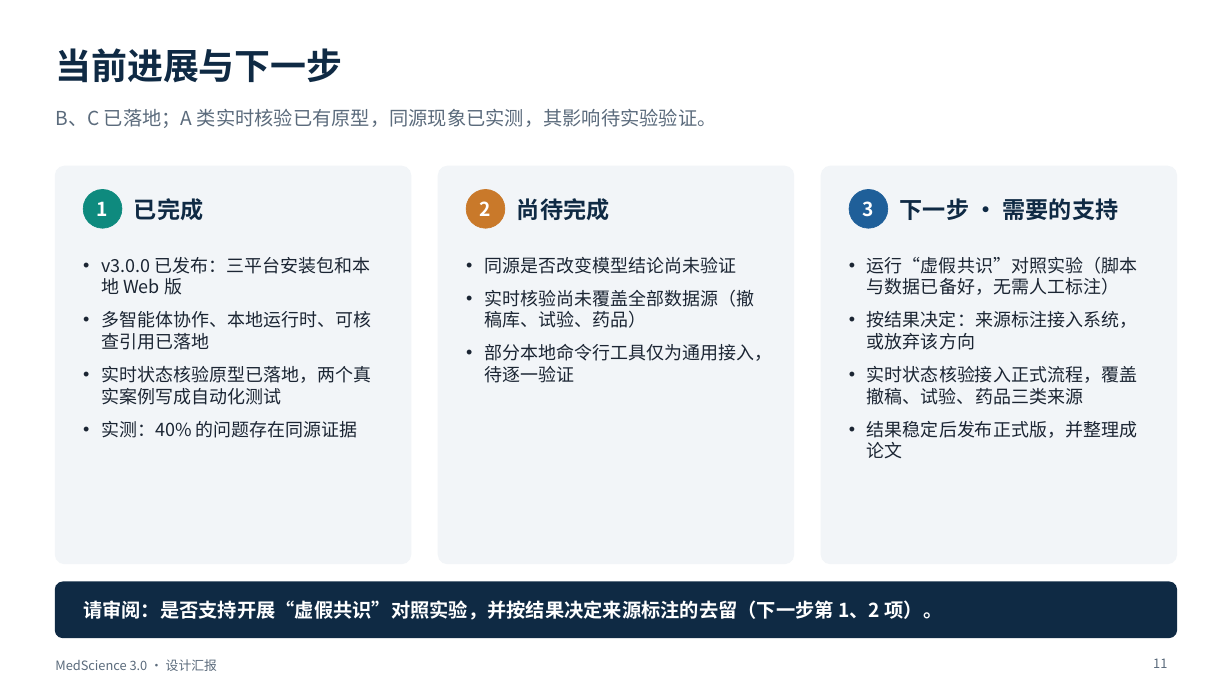
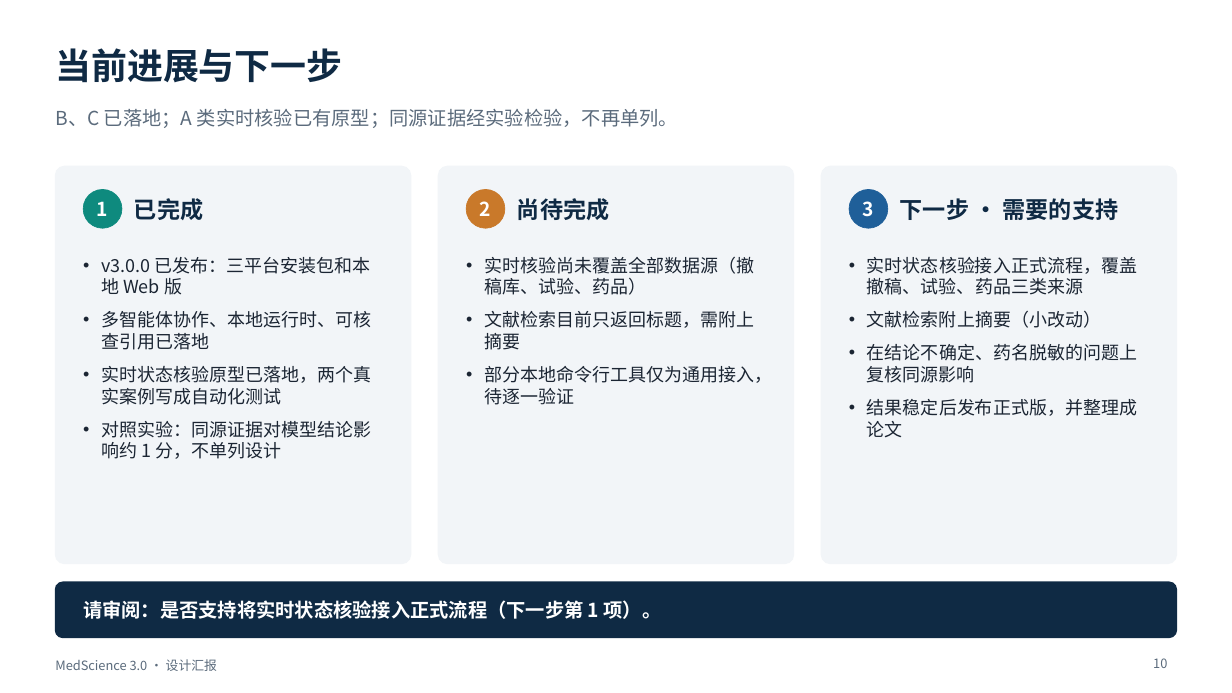
Before and after one commit to BenjaminDuo/MedScience, a slide deck: slide 10 of docs/presentation/MedScience-3.0-设计汇报.pptx (slide 11 before the commit). Drawn at 1232x693 pixels with LibreOffice and Linux fonts; fonts in the diff are those of the drawing. Boxes give left, top, right and bottom in pixels: in the first picture for what was removed or moved away, otherwise in the second. Text is boxed around its words. In the diff, an @@ line names an element or a change of style, - is before the commit and + after.

```diff
--- a/docs/presentation/MedScience-3.0-设计汇报.pptx
+++ b/docs/presentation/MedScience-3.0-设计汇报.pptx
@@ text at box(55, 109, 678, 128): text changed @@
-B、C 已落地；A 类实时核验已有原型，同源现象已实测，其影响待实验验证。
+B、C 已落地；A 类实时核验已有原型；同源证据经实验检验，不再单列。
@@ text at box(484, 257, 736, 274): paragraph removed @@
-• 同源是否改变模型结论尚未验证
@@ text at box(867, 257, 1137, 350): paragraphs removed @@
-• 运行“虚假共识”对照实验（脚本与数据已备好，无需人工标注）
-• 按结果决定：来源标注接入系统，或放弃该方向
@@ text at box(484, 311, 754, 350): paragraph added @@
+• 文献检索目前只返回标题，需附上摘要
@@ text at box(867, 311, 1137, 383): paragraphs added @@
+• 文献检索附上摘要（小改动）
+• 在结论不确定、药名脱敏的问题上复核同源影响
@@ text at box(101, 421, 371, 459): text changed @@
-• 实测：40% 的问题存在同源证据
+• 对照实验：同源证据对模型结论影响约 1 分，不单列设计
@@ text at box(83, 600, 662, 619): text changed @@
-请审阅：是否支持开展“虚假共识”对照实验，并按结果决定来源标注的去留（下一步第 1、2 项）。
+请审阅：是否支持将实时状态核验接入正式流程（下一步第 1 项）。
@@ page number at box(1153, 658, 1167, 668): text changed @@
-11
+10
```
Also in this commit, not shown: 4 other slides changed, 1 slide added, 2 slides removed, 5 other files.
